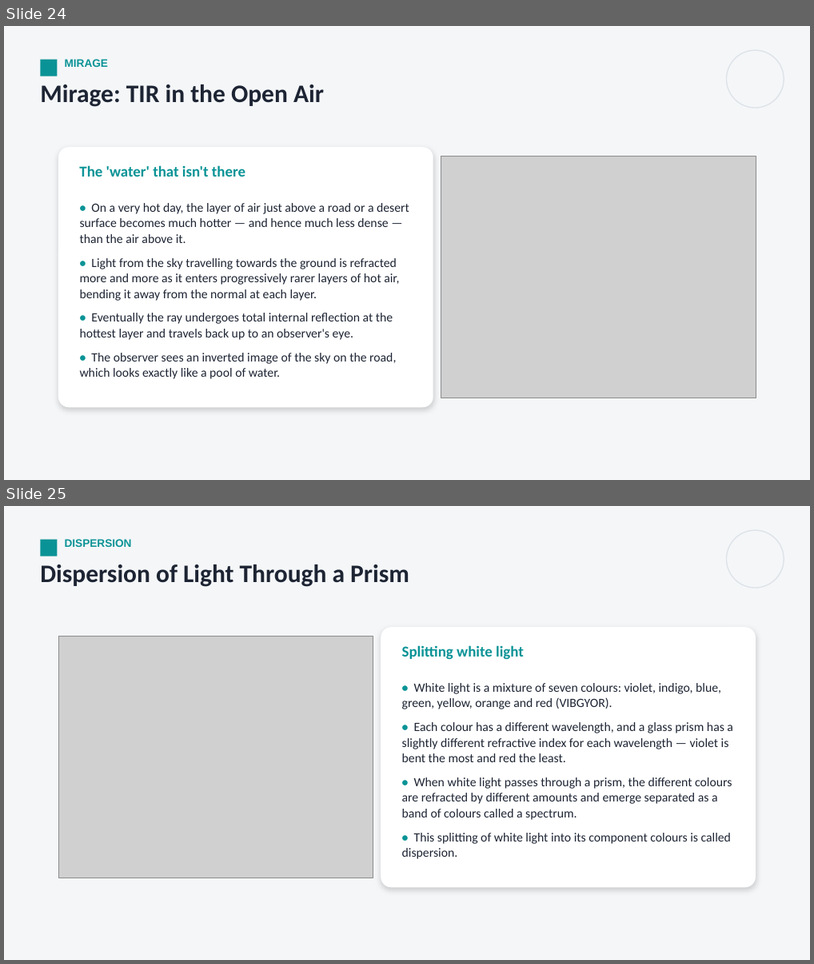
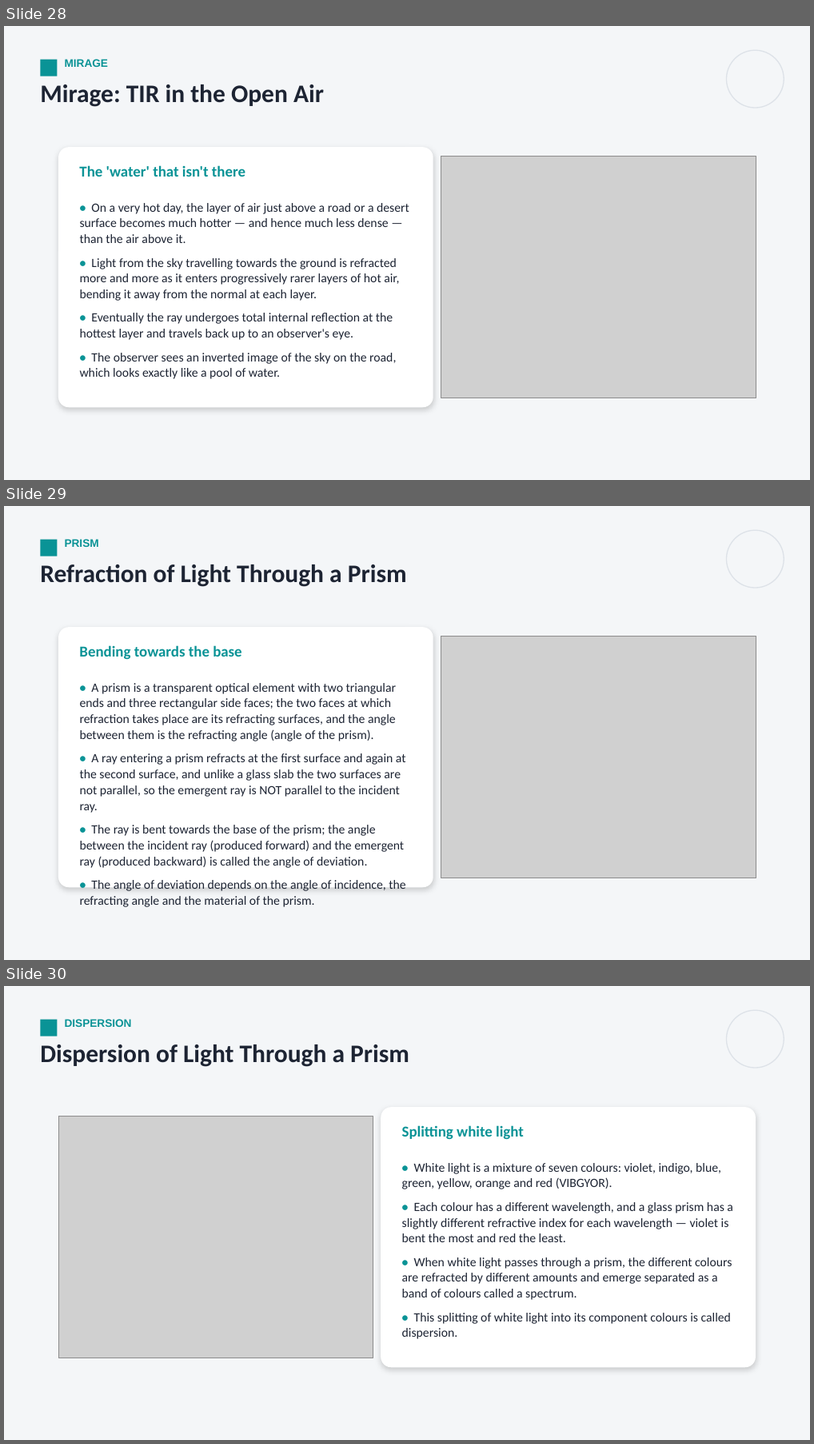
Before and after one commit to parmeshwars2911/MyFirstAR, a slide deck: ppt/MH_Grade10/MH10_S28_Refraction_of_Light.pptx. Shown one above the other, each under a label of ours: slides 24 and 25 before the commit, slides 28, 29 and 30 after it. The pictures are 814x964 and 814x1444 pixels, drawn with LibreOffice and Linux fonts; fonts in the diff are those of the drawing; grey boxes stand for pictures. Boxes give left, top, right and bottom in pixels: in the first picture for what was removed or moved away, otherwise in the second. Text is boxed around its words. In the diff, an @@ line names an element or a change of style, - is before the commit and + after.

```diff
--- a/ppt/MH_Grade10/MH10_S28_Refraction_of_Light.pptx
+++ b/ppt/MH_Grade10/MH10_S28_Refraction_of_Light.pptx
@@ slide 29 added at bbox=[4, 506, 810, 960], background #F4F6F8 @@
@@ rectangle added at bbox=[40, 540, 58, 556], fill #0A9396 @@
@@ text added at bbox=[65, 539, 99, 547], 13 pt, text #0A9396, bold @@
+PRISM
@@ ellipse added at bbox=[727, 530, 784, 588], outline #DDE2E8 1.25 pt @@
@@ text added at bbox=[40, 564, 407, 587], 30 pt, text #1D2433, bold @@
+Refraction of Light Through a Prism
@@ rounded rectangle added at bbox=[58, 627, 434, 887], fill #FFFFFF @@
@@ text added at bbox=[79, 645, 242, 659], 18 pt, text #0A9396, bold @@
+Bending towards the base
@@ picture added at bbox=[442, 636, 756, 878] @@
@@ text added at bbox=[80, 683, 406, 891], 15 pt, text #1D2433 @@
+• A prism is a transparent optical element with two triangular ends and three rectangular side faces; the two faces at which refraction takes place are its refracting surfaces, and the angle between them is the refracting angle (angle of the prism).
+• A ray entering a prism refracts at the first surface and again at the second surface, and unlike a glass slab the two surfaces are not parallel, so the emergent ray is NOT parallel to the incident ray.
+• The ray is bent towards the base of the prism; the angle between the incident ray (produced forward) and the emergent ray (produced backward) is called the angle of deviation.
+• The angle of deviation depends on the angle of incidence, the refracting angle and the material of the prism.
@@ what was slide 24 is now slide 28 @@
@@ what was slide 25 is now slide 30 @@
```
Also in this commit, not shown: 5 slides changed, 5 other slides added, 4 other files.
